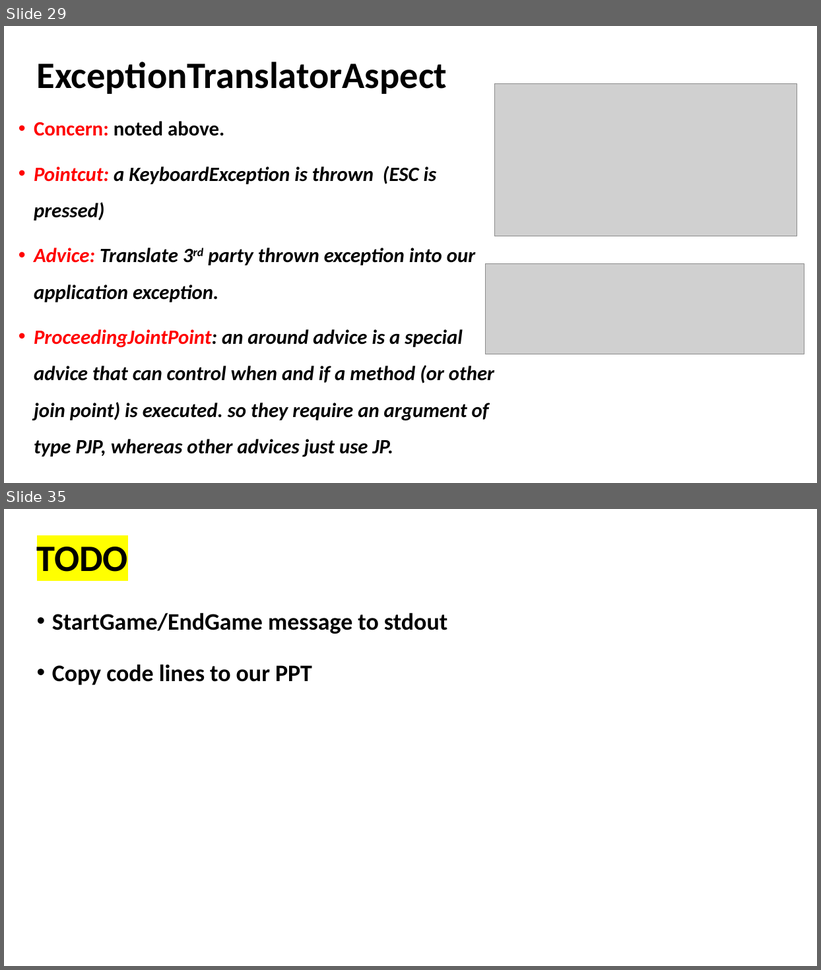
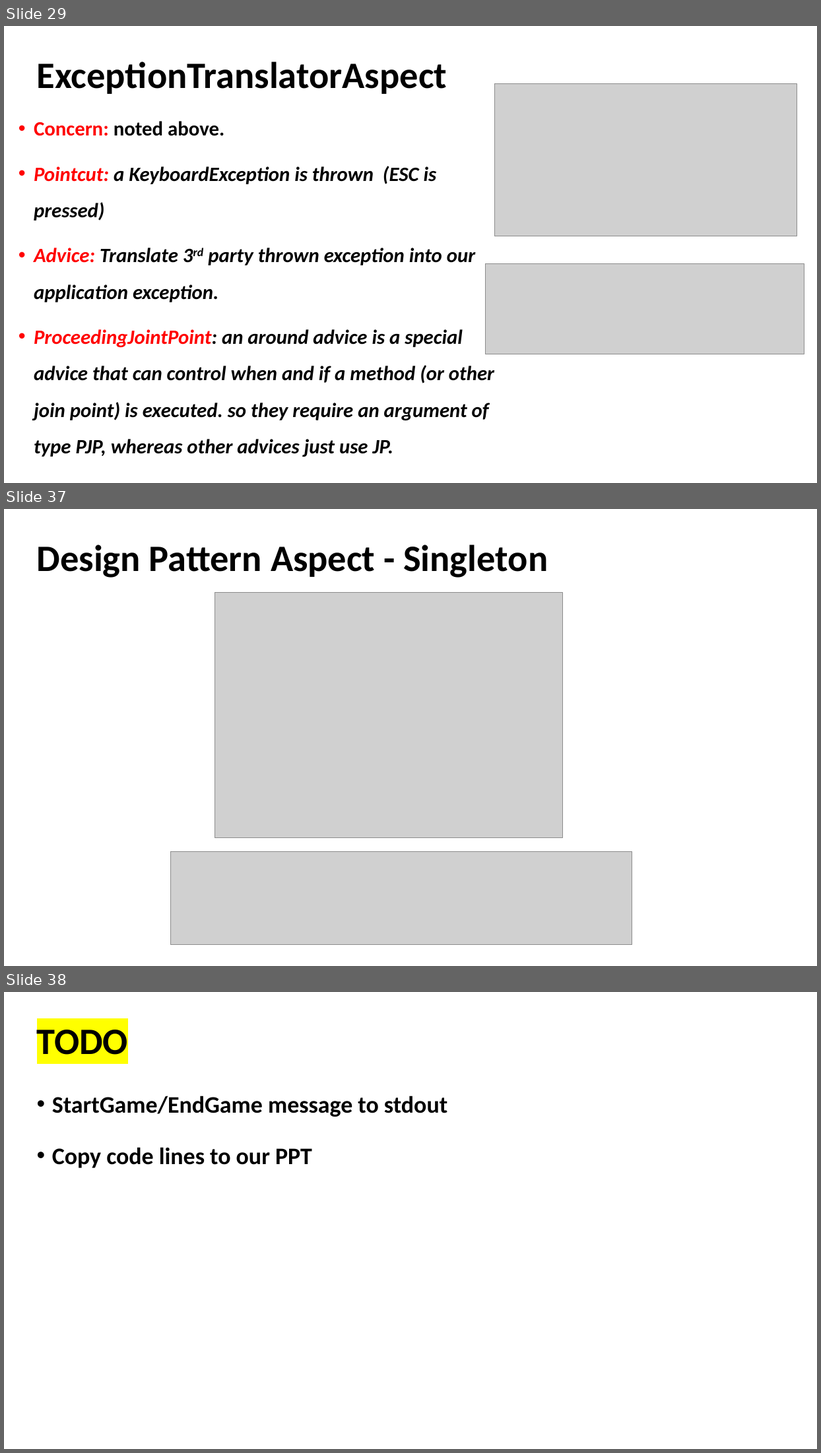
Before and after one commit to akotek/AOP, a slide deck: src/Final Project Presentation.pptx. Shown one above the other, each under a label of ours: slides 29 and 35 before the commit, slides 29, 37 and 38 after it; the slides between them are not shown. The pictures are 821x970 and 821x1453 pixels, drawn with LibreOffice and Linux fonts; fonts in the diff are those of the drawing; grey boxes stand for pictures. Boxes give left, top, right and bottom in pixels: in the first picture for what was removed or moved away, otherwise in the second. Text is boxed around its words. In the diff, an @@ line names an element or a change of style, - is before the commit and + after.

Commit message:
DesignPatternsAspect impl part1 - singleton + tests, Logging config change

```diff
--- a/src/Final Project Presentation.pptx
+++ b/src/Final Project Presentation.pptx
@@ slide 37 added at (4, 509, 817, 966), background #FFFFFF @@
@@ title added at (37, 545, 548, 578), 44 pt, text #000000, bold @@
+Design Pattern Aspect - Singleton
@@ picture added at (215, 593, 563, 838) @@
@@ picture added at (171, 852, 632, 946) @@
@@ what was slide 35 is now slide 38 @@
```
Also in this commit, not shown: 5 slides changed, 3 other slides added, 1 slide removed, 6 other files.
